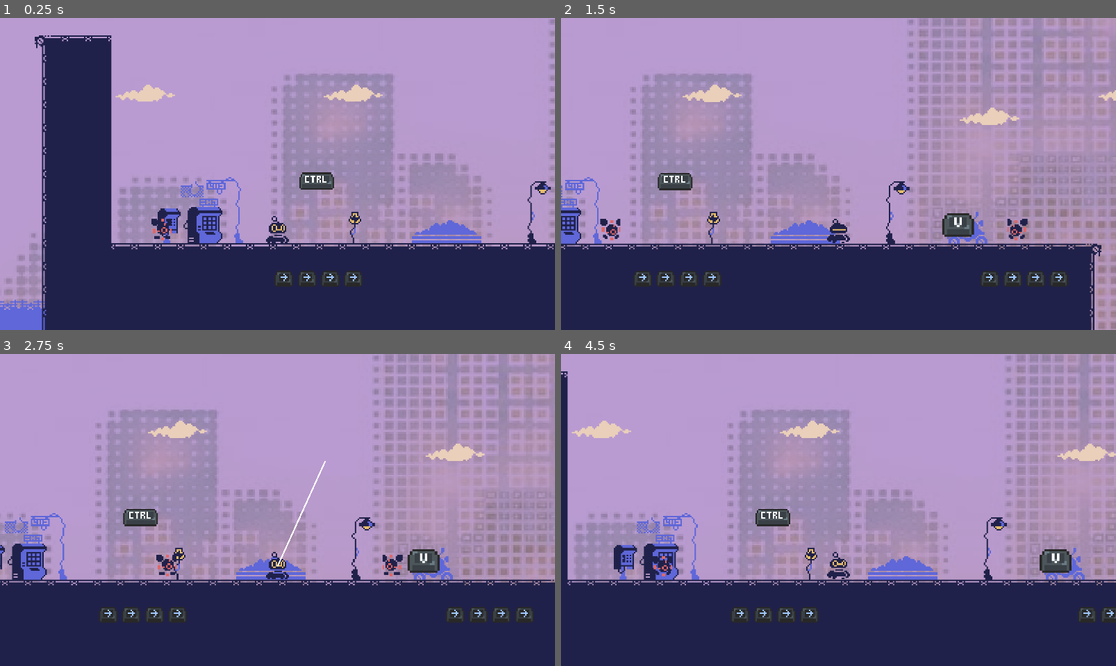
Above: before the commit, frames 1-4 (two rows, left to right).
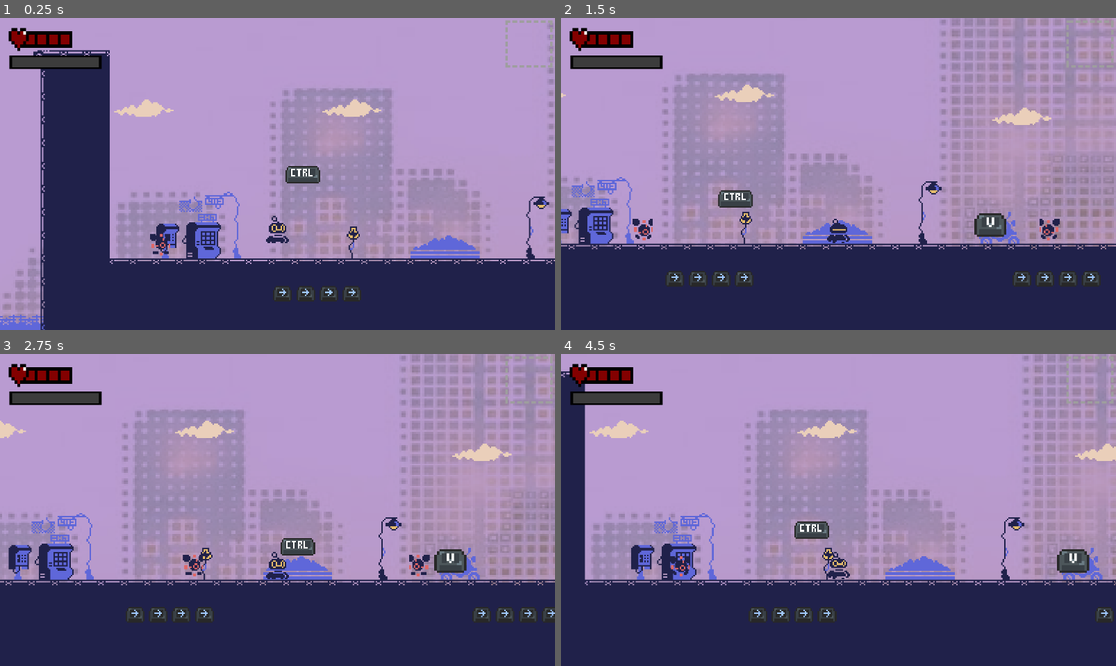
Above: after the commit, the same moments.

Repository: ericlamkf/macamYes-GameJam-2026
Game: Godot game, scene res://scenes/world/levels/level_00.tscn
The game is run twice, just before and just after one commit, with the same random seed, the same clock (stepped at 60 frames per second) and the same inputs.
Inputs (mouse positions are in pixels of both pictures, inside the frame that each line leads up to):
- Up to frame 1 (0.25 s): no input
- Up to frame 2 (1.5 s): tap Enter at 0.5 s; move the mouse to (960, 158) at 0.52 s; hold C (copy) 0.53-1.28 s; hold D (move_right) from 0.53 s (still down); tap Space (jump) at 0.77 s; tap V (paste) at 0.8, 1.35 s; move the mouse to (727, 189) at 1.27 s
- Up to frame 3 (2.75 s): tap Space (jump) at 1.52 s; tap C (copy) at 1.55 s; move the mouse to (333, 441) at 2.02 s; release D (move_right) at 2.03 s; hold A (move_left) from 2.03 s (still down); hold C (copy) from 2.03 s (still down); tap V (paste) at 2.3 s
- Up to frame 4 (4.5 s): move the mouse to (810, 572) at 2.77 s; release A (move_left) at 2.78 s; release C (copy) at 2.78 s; hold D (move_right) 2.78-4.28 s; tap V (paste) at 2.85, 3.8 s; tap Space (jump) at 3.02, 3.77 s; tap C (copy) at 3.05, 4.35 s; move the mouse to (1005, 556) at 3.52 s; tap R at 3.6 s; move the mouse to (672, 463) at 4.27 s; hold A (move_left) from 4.28 s (still down)

The runs differ from the first frame. In frame 1, 15% of the frame differs, in the area x 0-100%, y 0-100%; in frame 2, 20%; in frame 3, 15%; in frame 4, 16%.

Commit message:
update the merging with chaos branch

Diff:
--- a/scenes/Main.tscn
+++ b/scenes/Main.tscn
@@ -1,108 +1,7 @@
-[gd_scene format=3 uid="uid://dy2jom3vb7waa"]
+[gd_scene format=3 uid="uid://bbqj6y68lyca6"]
 
 [ext_resource type="Script" uid="uid://kwvljhm2wnsh" path="res://scripts/main.gd" id="1_tbgi4"]
-[ext_resource type="Texture2D" uid="uid://bhnkce5yr8d5j" path="res://icon.svg" id="2_tefeu"]
-[ext_resource type="PackedScene" uid="uid://c0r8rko4laisq" path="res://scenes/Player.tscn" id="3_o6xl0"]
-[ext_resource type="PackedScene" uid="uid://bh1nk2xun13s5" path="res://scenes/ctrl_entity.tscn" id="4_tipki"]
-[ext_resource type="PackedScene" uid="uid://14gfhr8pc58t" path="res://scenes/ui.tscn" id="4_wp0k4"]
-[ext_resource type="PackedScene" uid="uid://bdrps8k1cu7ho" path="res://scenes/projectile.tscn" id="5_85g3d"]
-[ext_resource type="PackedScene" uid="uid://dkyu8aq86exwx" path="res://scenes/syntax_crawler.tscn" id="6_tefeu"]
-[ext_resource type="PackedScene" uid="uid://gesfn4ofg272" path="res://scenes/turret_node.tscn" id="7_o6xl0"]
-[ext_resource type="PackedScene" uid="uid://dcawbu40era7q" path="res://scenes/grunt.tscn" id="8_tipki"]
-[ext_resource type="PackedScene" uid="uid://bux0v1gkisxno" path="res://scenes/crusher.tscn" id="9_q8u5g"]
-[ext_resource type="PackedScene" uid="uid://cpu7imeg1um2j" path="res://scenes/capacitor.tscn" id="10_lhr70"]
-[ext_resource type="PackedScene" uid="uid://djn50hyqebhvt" path="res://scenes/faulty_ram.tscn" id="12_bjd11"]
-[ext_resource type="PackedScene" uid="uid://de0spj71s83ce" path="res://scenes/firewall.tscn" id="13_qmy6f"]
-[ext_resource type="PackedScene" uid="uid://dbrwmmdtxyth3" path="res://scenes/gravity_inverter.tscn" id="14_mwfav"]
-
-[sub_resource type="RectangleShape2D" id="RectangleShape2D_rarhs"]
-size = Vector2(1703.5, 28)
-
-[sub_resource type="RectangleShape2D" id="RectangleShape2D_tipki"]
-size = Vector2(47, 942)
-
-[sub_resource type="RectangleShape2D" id="RectangleShape2D_mwfav"]
-size = Vector2(255, 20)
 
 [node name="Node2D" type="Node2D" unique_id=1585743878]
 position = Vector2(945, 915)
 script = ExtResource("1_tbgi4")
-
-[node name="Sprite2D" type="Sprite2D" parent="." unique_id=1490893840]
-position = Vector2(6, 72)
-scale = Vector2(13.7734375, 0.6171875)
-texture = ExtResource("2_tefeu")
-
-[node name="Player" parent="." unique_id=1421281123 instance=ExtResource("3_o6xl0")]
-position = Vector2(-406, 19)
-speed = 125
-
-[node name="Camera2D" type="Camera2D" parent="Player" unique_id=304486105]
-offset = Vector2(0, -48)
-zoom = Vector2(5, 5)
-process_callback = 0
-
-[node name="UI" parent="Player/Camera2D" unique_id=369703887 instance=ExtResource("4_wp0k4")]
-
-[node name="CtrlEntity" parent="." unique_id=908876274 instance=ExtResource("4_tipki")]
-position = Vector2(-364, -33)
-
-[node name="Projectile" parent="." unique_id=1952188133 instance=ExtResource("5_85g3d")]
-position = Vector2(-478, -12)
-
-[node name="SyntaxCrawler" parent="." unique_id=717656759 instance=ExtResource("6_tefeu")]
-position = Vector2(-135, 33)
-
-[node name="TurretNode" parent="." unique_id=767529118 instance=ExtResource("7_o6xl0")]
-position = Vector2(-182, 32)
-collision_mask = 23
-
-[node name="Enemy" parent="." unique_id=1951649866 instance=ExtResource("8_tipki")]
-position = Vector2(-662, 31)
-collision_mask = 23
-
-[node name="StaticBody2D" type="StaticBody2D" parent="." unique_id=1043492172]
-collision_layer = 4
-collision_mask = 0
-
-[node name="CollisionShape2D" type="CollisionShape2D" parent="StaticBody2D" unique_id=763297074]
-position = Vector2(-1, 47)
-shape = SubResource("RectangleShape2D_rarhs")
-
-[node name="StaticBody2D2" type="StaticBody2D" parent="." unique_id=1828232406]
-collision_layer = 4
-collision_mask = 0
-
-[node name="CollisionShape2D" type="CollisionShape2D" parent="StaticBody2D2" unique_id=177771649]
-position = Vector2(-877.5, -438)
-shape = SubResource("RectangleShape2D_tipki")
-
-[node name="CopyableObject" parent="." unique_id=449845868 instance=ExtResource("9_q8u5g")]
-position = Vector2(-382, 33)
-
-[node name="Capacitor" parent="." unique_id=440597128 instance=ExtResource("10_lhr70")]
-position = Vector2(-359, 32)
-collision_mask = 15
-
-[node name="Projectile2" parent="." unique_id=814716795 instance=ExtResource("5_85g3d")]
-position = Vector2(-452, -12)
-corrupted = false
-
-[node name="FaultyRam" parent="." unique_id=853686944 instance=ExtResource("12_bjd11")]
-position = Vector2(-319, 33)
-
-[node name="Firewall" parent="." unique_id=974055221 instance=ExtResource("13_qmy6f")]
-position = Vector2(-294, 33)
-
-[node name="GravityInverter" parent="." unique_id=502840517 instance=ExtResource("14_mwfav")]
-position = Vector2(-270, 33)
-
-[node name="StaticBody2D3" type="StaticBody2D" parent="." unique_id=1981611486]
-collision_layer = 4
-collision_mask = 0
-
-[node name="CollisionShape2D" type="CollisionShape2D" parent="StaticBody2D3" unique_id=302673075]
-position = Vector2(-284, -78)
-shape = SubResource("RectangleShape2D_mwfav")
-
-[connection signal="copy_successful" from="Player" to="Player/Camera2D/UI" method="_on_player_copy_successful"]
--- a/scenes/pickups/c_entity.gd
+++ b/scenes/pickups/c_entity.gd
@@ -1,11 +1,9 @@
 extends Node2D
 
+func _ready() -> void:
+	$Area2D.body_entered.connect(_on_body_entered)
 
-# Called when the node enters the scene tree for the first time.
-func _ready() -> void:
-	pass # Replace with function body.
-
-
-# Called every frame. 'delta' is the elapsed time since the previous frame.
-func _process(delta: float) -> void:
-	pass
+func _on_body_entered(body: Node) -> void:
+	if body.is_in_group("player"):
+		body.collect_key("c")
+		queue_free()
--- a/scenes/pickups/v_entity.gd
+++ b/scenes/pickups/v_entity.gd
@@ -1,11 +1,9 @@
 extends Node2D
 
+func _ready() -> void:
+	$Area2D.body_entered.connect(_on_body_entered)
 
-# Called when the node enters the scene tree for the first time.
-func _ready() -> void:
-	pass # Replace with function body.
-
-
-# Called every frame. 'delta' is the elapsed time since the previous frame.
-func _process(delta: float) -> void:
-	pass
+func _on_body_entered(body: Node) -> void:
+	if body.is_in_group("player"):
+		body.collect_key("v")
+		queue_free()
--- a/scenes/world/levels/level_00.tscn
+++ b/scenes/world/levels/level_00.tscn
@@ -13,6 +13,7 @@
 [ext_resource type="PackedScene" uid="uid://dkyu8aq86exwx" path="res://scenes/syntax_crawler.tscn" id="8_gny22"]
 [ext_resource type="PackedScene" uid="uid://bh1nk2xun13s5" path="res://scenes/ctrl_entity.tscn" id="11_1p1bg"]
 [ext_resource type="PackedScene" uid="uid://bdrps8k1cu7ho" path="res://scenes/projectile.tscn" id="12_5rt1s"]
+[ext_resource type="PackedScene" path="res://scenes/ui.tscn" id="13_kwcnb"]
 
 [sub_resource type="TileSetAtlasSource" id="TileSetAtlasSource_jl6kl"]
 texture = ExtResource("2_0cklu")
@@ -633,7 +634,7 @@
 [node name="TileMapDirection" type="TileMapLayer" parent="." unique_id=120962743]
 z_index = 2
 position = Vector2(0, -1.9073486e-06)
-tile_map_data = PackedByteArray("AAD+/wsAAAADAAcAAAD//wsAAAA …(96 unchanged characters)… DAAcAAAAWAA4AAAADAAcAAAAXAA4AAAADAAcAAAAYAA4AAAADAAcAAAAVAA4AAAADAAcAAAAfAAwAAAADAAcAAAAgAAsAAAADAAcAAAAeAA0AAAA …(91 unchanged characters)…
+tile_map_data = PackedByteArray("AAD+/wsAAAADAAcAAAD//wsAAAA …(96 unchanged characters)… DAAcAAAAWAA4AAAADAAcAAAAXAA4AAAADAAcAAAAfAAwAAAADAAcAAAAgAAsAAAADAAcAAAAeAA0AAAA …(91 unchanged characters)…
 tile_set = SubResource("TileSet_8vkic")
 
 [node name="TileMapSolid" type="TileMapLayer" parent="." unique_id=1469913308]
@@ -683,16 +684,21 @@
 [node name="SyntaxCrawler" parent="." unique_id=1804172064 instance=ExtResource("8_gny22")]
 position = Vector2(268, 154)
 
-[node name="Player" parent="." unique_id=1421281123 instance=ExtResource("5_54gas")]
-position = Vector2(-29, 132)
-
-[node name="Camera2D" type="Camera2D" parent="Player" unique_id=590821245]
+[node name="Projectile" parent="." unique_id=814716795 instance=ExtResource("12_5rt1s")]
+position = Vector2(823, 84)
+
+[node name="Player2" parent="." unique_id=1421281123 instance=ExtResource("5_54gas")]
+position = Vector2(-28, 121)
+speed = 125
+
+[node name="Camera2D" type="Camera2D" parent="Player2" unique_id=1823578748]
 offset = Vector2(0, -48)
 zoom = Vector2(5, 5)
 process_callback = 0
 
-[node name="CtrlEntity" parent="." unique_id=1472873674 instance=ExtResource("11_1p1bg")]
-position = Vector2(-2, 117)
-
-[node name="Projectile" parent="." unique_id=814716795 instance=ExtResource("12_5rt1s")]
-position = Vector2(823, 84)
+[node name="UI" parent="Player2/Camera2D" unique_id=369703887 instance=ExtResource("13_kwcnb")]
+
+[node name="CtrlEntity2" parent="." unique_id=1472873674 instance=ExtResource("11_1p1bg")]
+position = Vector2(-6, 94)
+
+[connection signal="copy_successful" from="Player2" to="Player2/Camera2D/UI" method="_on_player_copy_successful"]
--- a/scenes/world/levels/level_01.tscn
+++ b/scenes/world/levels/level_01.tscn
@@ -11,6 +11,8 @@
 [ext_resource type="PackedScene" uid="uid://6ko0ng811g8d" path="res://scenes/shared/KillZone.tscn" id="7_hgy7r"]
 [ext_resource type="PackedScene" uid="uid://c0r8rko4laisq" path="res://scenes/Player.tscn" id="8_rhema"]
 [ext_resource type="PackedScene" uid="uid://bvt0bfqlq11ii" path="res://scenes/shared/checkpoint.tscn" id="9_l7gdi"]
+[ext_resource type="PackedScene" path="res://scenes/ui.tscn" id="12_mq7w0"]
+[ext_resource type="PackedScene" uid="uid://bh1nk2xun13s5" path="res://scenes/ctrl_entity.tscn" id="13_7rjm4"]
 
 [sub_resource type="TileSetAtlasSource" id="TileSetAtlasSource_mq7w0"]
 texture = ExtResource("1_i5hxh")
@@ -683,14 +685,22 @@
 [node name="KillLine" parent="." unique_id=2101105798 instance=ExtResource("7_hgy7r")]
 position = Vector2(609, 147)
 
-[node name="Player" parent="." unique_id=1421281123 instance=ExtResource("8_rhema")]
-position = Vector2(520, -67)
-
-[node name="Camera2D" type="Camera2D" parent="Player" unique_id=4705653]
+[node name="CEntity" parent="." unique_id=1472873674 instance=ExtResource("4_hgy7r")]
+position = Vector2(445, -13.000002)
+scale = Vector2(0.6, 0.6)
+
+[node name="Player2" parent="." unique_id=1421281123 instance=ExtResource("8_rhema")]
+position = Vector2(522, -70)
+speed = 125
+
+[node name="Camera2D" type="Camera2D" parent="Player2" unique_id=262941158]
 offset = Vector2(0, -48)
 zoom = Vector2(5, 5)
 process_callback = 0
 
-[node name="CEntity" parent="." unique_id=1472873674 instance=ExtResource("4_hgy7r")]
-position = Vector2(445, -13.000002)
-scale = Vector2(0.6, 0.6)
+[node name="UI" parent="Player2/Camera2D" unique_id=369703887 instance=ExtResource("12_mq7w0")]
+
+[node name="CtrlEntity2" parent="." unique_id=792347138 instance=ExtResource("13_7rjm4")]
+position = Vector2(544, -97)
+
+[connection signal="copy_successful" from="Player2" to="Player2/Camera2D/UI" method="_on_player_copy_successful"]
--- a/scenes/world/levels/level_02.tscn
+++ b/scenes/world/levels/level_02.tscn
@@ -8,7 +8,9 @@
 [ext_resource type="PackedScene" uid="uid://c0r8rko4laisq" path="res://scenes/Player.tscn" id="7_b1tps"]
 [ext_resource type="PackedScene" uid="uid://bqnus2rulwv8x" path="res://scenes/pickups/x_entity.tscn" id="8_gd2ui"]
 [ext_resource type="PackedScene" uid="uid://bvt0bfqlq11ii" path="res://scenes/shared/checkpoint.tscn" id="9_8pjek"]
+[ext_resource type="PackedScene" path="res://scenes/ui.tscn" id="10_8pjek"]
 [ext_resource type="Script" uid="uid://d22n5gfdlybdt" path="res://scripts/world/level_exit.gd" id="10_l02ex"]
+[ext_resource type="PackedScene" uid="uid://bh1nk2xun13s5" path="res://scenes/ctrl_entity.tscn" id="11_sqt4a"]
 
 [sub_resource type="TileSetAtlasSource" id="TileSetAtlasSource_8y18y"]
 texture = ExtResource("1_7p77m")
@@ -660,14 +662,22 @@
 [node name="KillLine" parent="." unique_id=2101105798 instance=ExtResource("6_sds6h")]
 position = Vector2(311, 283)
 
-[node name="Player" parent="." unique_id=1421281123 instance=ExtResource("7_b1tps")]
-position = Vector2(520, -67)
-
-[node name="Camera2D" type="Camera2D" parent="Player" unique_id=4705653]
+[node name="XEntity" parent="." unique_id=1472873674 instance=ExtResource("8_gd2ui")]
+position = Vector2(483, -18)
+scale = Vector2(0.7, 0.7)
+
+[node name="Player2" parent="." unique_id=1421281123 instance=ExtResource("7_b1tps")]
+position = Vector2(522, -70)
+speed = 125
+
+[node name="Camera2D" type="Camera2D" parent="Player2" unique_id=1295404504]
 offset = Vector2(0, -48)
 zoom = Vector2(5, 5)
 process_callback = 0
 
-[node name="XEntity" parent="." unique_id=1472873674 instance=ExtResource("8_gd2ui")]
-position = Vector2(483, -18)
-scale = Vector2(0.7, 0.7)
+[node name="UI" parent="Player2/Camera2D" unique_id=369703887 instance=ExtResource("10_8pjek")]
+
+[node name="CtrlEntity2" parent="." unique_id=281684378 instance=ExtResource("11_sqt4a")]
+position = Vector2(544, -97)
+
+[connection signal="copy_successful" from="Player2" to="Player2/Camera2D/UI" method="_on_player_copy_successful"]
--- a/scripts/ctrl_entity.gd
+++ b/scripts/ctrl_entity.gd
@@ -7,8 +7,12 @@
 var player: CharacterBody2D
 var attached := true
 
+func _ready() -> void:
+	player = get_tree().get_first_node_in_group("player") as CharacterBody2D
+
 func _process(delta):
 	if not player:
+		player = get_tree().get_first_node_in_group("player") as CharacterBody2D
 		return
 
 	check_detach()
--- a/scripts/global/game_state.gd
+++ b/scripts/global/game_state.gd
@@ -4,3 +4,4 @@
 var ctrl_attached = true
 var offhand_mode = "C"  # or "V"
 var spawn_position: Vector2 = Vector2.ZERO
+var collected_keys: Array[String] = []
--- a/scripts/player.gd
+++ b/scripts/player.gd
@@ -13,6 +13,18 @@
 var view_direction
 
 signal copy_successful(data: ClipboardData)
+
+var collected_keys: Array[String] = []
+
+func _ready() -> void:
+	collected_keys = GameState.collected_keys.duplicate()
+	if GameState.spawn_position != Vector2.ZERO:
+		global_position = GameState.spawn_position
+
+func collect_key(key: String) -> void:
+	if key not in collected_keys:
+		collected_keys.append(key)
+		GameState.collected_keys = collected_keys
 
 @export var health: int = 4
 
@@ -45,12 +57,12 @@
 
 func _process(delta):
 	update_copy_ray()
-	if(Input.is_action_pressed("copy")):
+	if "c" in collected_keys and Input.is_action_pressed("copy"):
 		update_aim_line()
 	else:
 		aim_line.points = []
 
-	if(Input.is_action_just_pressed("paste")):
+	if "v" in collected_keys and Input.is_action_just_pressed("paste"):
 		paste_object(GameState.clipboard)
 
 func paste_object(clipboard: ClipboardData):
@@ -114,7 +126,7 @@
 	aim_line.points = [start, end]
 
 func _input(event):
-	if event.is_action_released("copy"):
+	if "c" in collected_keys and event.is_action_released("copy"):
 		try_copy()
 	if event is InputEventKey and event.pressed and event.keycode == KEY_R:
 		get_tree().reload_current_scene()
--- a/scripts/world/kill_zone.gd
+++ b/scripts/world/kill_zone.gd
@@ -5,10 +5,4 @@
 
 func _on_body_entered(body: Node) -> void:
 	if body.is_in_group("player"):
-		if GameState.spawn_position != Vector2.ZERO:
-			body.global_position = GameState.spawn_position
-		else:
-			var spawn = get_tree().get_first_node_in_group("player_spawn")
-			if spawn:
-				body.global_position = spawn.global_position
-		body.velocity = Vector2.ZERO
+		get_tree().reload_current_scene()
Not shown, removed: scenes/Main.tscn30891469199.tmp
